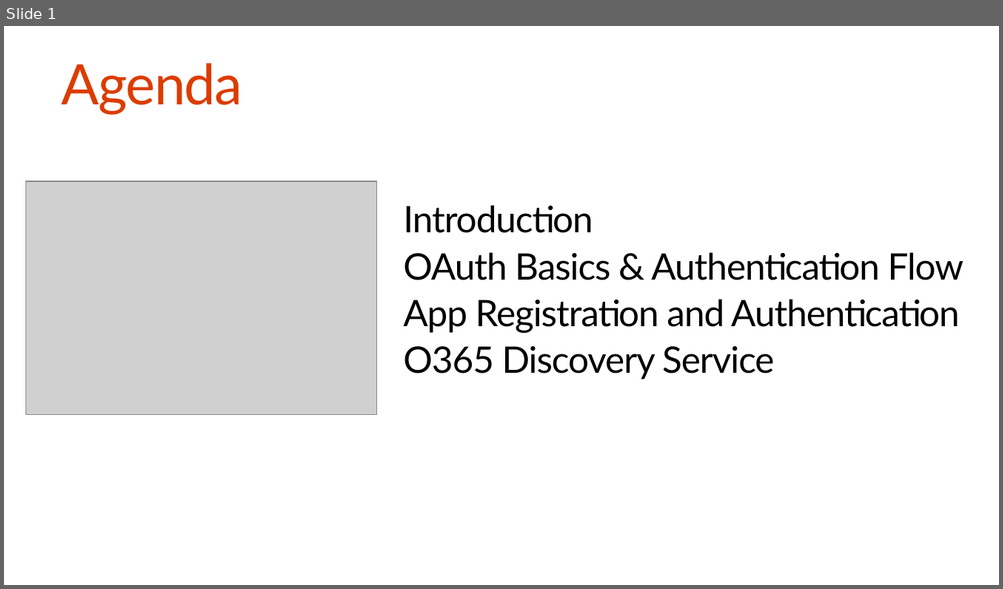
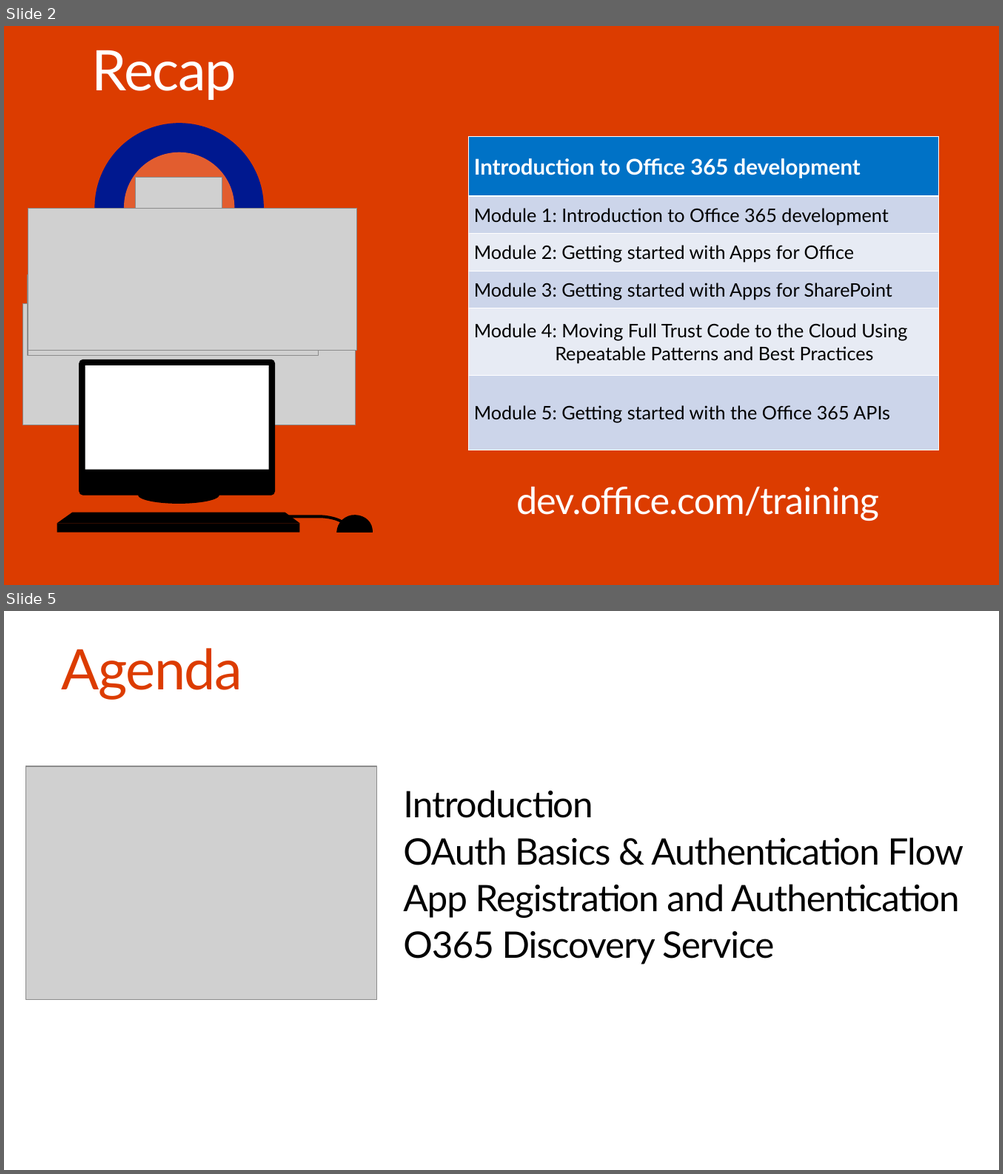
Before and after one commit to OfficeDev/TrainingContent, a slide deck: O3653-1 Deep Dive into Azure AD with the Office 365 APIs/O3653-1 Deep Dive into Azure AD with the Office 365 APIs.pptx. Shown one above the other, each under a label of ours: slide 1 before the commit, slides 2 and 5 after it; the slides between them are not shown. The pictures are 1003x589 and 1003x1174 pixels, drawn with LibreOffice and Linux fonts; fonts in the diff are those of the drawing; grey boxes stand for pictures. Boxes give left, top, right and bottom in pixels: in the first picture for what was removed or moved away, otherwise in the second. Text is boxed around its words. In the diff, an @@ line names an element or a change of style, - is before the commit and + after.

```diff
--- a/O3653-1 Deep Dive into Azure AD with the Office 365 APIs/O3653-1 Deep Dive into Azure AD with the Office 365 APIs.pptx
+++ b/O3653-1 Deep Dive into Azure AD with the Office 365 APIs/O3653-1 Deep Dive into Azure AD with the Office 365 APIs.pptx
@@ slide 2 added at [4, 26, 999, 585], background #DC3C00 @@
@@ title added at [92, 50, 236, 100], 54 pt, text #FFFFFF @@
+Recap
@@ ellipse added at [94, 123, 264, 292], fill #00188F @@
@@ table added at [468, 136, 938, 451], 6 rows, 1 columns @@
+Introduction to Office 365 development
+Module 1: Introduction to Office 365 development
+Module 2: Getting started with Apps for Office
+Module 3: Getting started with Apps for SharePoint
+Module 4: Moving Full Trust Code to the Cloud Using Repeatable Patterns and Best Practices
+Module 5: Getting started with the Office 365 APIs
@@ ellipse added at [124, 152, 235, 263], fill #E25D2F @@
@@ picture added at [135, 177, 222, 230] @@
@@ picture added at [28, 208, 357, 351] @@
@@ picture added at [28, 275, 318, 356] @@
@@ picture added at [22, 304, 355, 425] @@
@@ text added at [516, 487, 879, 520], 36 pt, text #FFFFFF @@
+dev.office.com/training
@@ group added at [57, 360, 373, 533]: 4 freeform shapes, 2 rectangles, 1 ellipse @@
@@ what was slide 1 is now slide 5 @@
```
Also in this commit, not shown: 1 slide changed, 7 other slides added, 8 other files.
